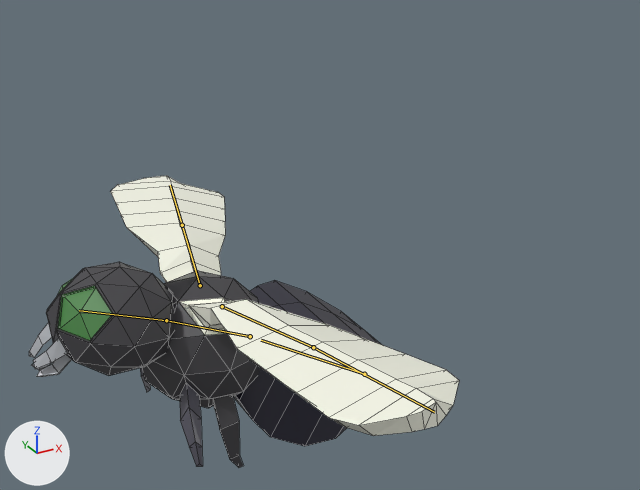
An edit to the Blender file Assets/Models/Mucha.blend, drawn before and after from the same camera.
Before and after are seen from a 50 mm lens placed at (-2.43, -5.42, 3.98), pointed at (0.6, 0.09, 1.23). Arrows for +X, +Y and +Z are at lower left; the lights stay in place. The bones that bend it are drawn over the model as lines. Mesh edges are drawn as thin lines.

Names of what the first picture shows: 'Fly'.
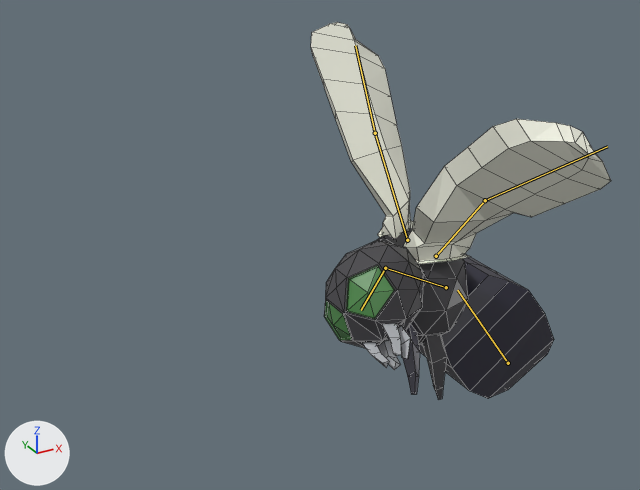
Commit message: Fixed hit animations

The newer file adds an action. The first version stands in its rest pose; the second is drawn at frame 7 of the action 'Hit'.

Where the change shows, as pixel boxes [x1, y1, x2, y2] in the pictures (640 x 490 px):
```json
{"object": "Fly", "change": "posed", "before": [29, 176, 459, 468], "after": [311, 22, 611, 400], "on screen": "30% narrower, 29% taller"}
{"bone": "Root", "before": "(250, 336) to (166, 320)", "after": "(446, 287) to (385, 268)"}
{"bone": "Head", "before": "(166, 320) to (79, 310)", "after": "(385, 268) to (361, 310)"}
{"bone": "Tail", "before": "(364, 374) to (261, 340)", "after": "(508, 363) to (457, 290)"}
{"bone": "Wing.R", "before": "(200, 285) to (182, 225)", "after": "(407, 240) to (375, 133)"}
{"bone": "End.R", "before": "(182, 225) to (170, 185)", "after": "(375, 133) to (355, 45)"}
{"bone": "Wing.L", "before": "(222, 306) to (313, 347)", "after": "(436, 256) to (485, 200)"}
{"bone": "End.L", "before": "(313, 347) to (434, 412)", "after": "(485, 200) to (607, 146)"}
```

Edits to the scene script, one JSON object a line:
```json
{"block": "bone_root", "where": "bone_root = bpy.data.objects['Armature'].pose.bones['Root']"}
{"op": "set", "path": "bone_root.location", "old": "(0.0, 0.0, 0.0)", "new": "(0.743, -1.77, -0.113)"}
{"op": "set", "path": "bone_root.rotation_quaternion", "old": "(1.0, 0.0, 0.0, 0.0)", "new": "(1.0, -0.002, 0.0, -0.017)", "note": "degrees (0, 0, 0) -> degrees (0, 0, -2)"}
{"block": "bone_head", "where": "bone_head = bpy.data.objects['Armature'].pose.bones['Head']  # child of 'Root'"}
{"op": "set", "path": "bone_head.rotation_quaternion", "old": "(1.0, 0.0, 0.0, 0.0)", "new": "(0.795, 0.207, 0.434, 0.369)", "note": "degrees (0, 0, 0) -> degrees (50, 32, 65)"}
{"block": "bone_tail", "where": "bone_tail = bpy.data.objects['Armature'].pose.bones['Tail']  # child of 'Root'"}
{"op": "set", "path": "bone_tail.location", "old": "(0.0, 0.0, 0.0)", "new": "(-0.038, 0.037, -0.377)"}
{"op": "set", "path": "bone_tail.rotation_quaternion", "old": "(1.0, 0.0, 0.0, 0.0)", "new": "(0.984, 0.176, -0.005, -0.018)", "note": "degrees (0, 0, 0) -> degrees (20, 0, -2)"}
{"block": "bone_wing_r", "where": "bone_wing_r = bpy.data.objects['Armature'].pose.bones['Wing.R']  # child of 'Root'"}
{"op": "set", "path": "bone_wing_r.rotation_quaternion", "old": "(1.0, 0.0, 0.0, 0.0)", "new": "(0.825, 0.487, 0.151, 0.243)", "note": "degrees (0, 0, 0) -> degrees (61, 1, 33)"}
{"block": "bone_end_r", "where": "bone_end_r = bpy.data.objects['Armature'].pose.bones['End.R']  # child of 'Wing.R'"}
{"op": "set", "path": "bone_end_r.rotation_quaternion", "old": "(1.0, 0.0, 0.0, 0.0)", "new": "(0.951, -0.145, 0.017, -0.274)", "note": "degrees (0, 0, 0) -> degrees (-17, -3, -32)"}
{"block": "bone_wing_l", "where": "bone_wing_l = bpy.data.objects['Armature'].pose.bones['Wing.L']  # child of 'Root'"}
{"op": "set", "path": "bone_wing_l.rotation_quaternion", "old": "(1.0, 0.0, 0.0, 0.0)", "new": "(0.92, 0.35, -0.065, -0.167)", "note": "degrees (0, 0, 0) -> degrees (42, 0, -21)"}
{"block": "bone_end_l", "where": "bone_end_l = bpy.data.objects['Armature'].pose.bones['End.L']  # child of 'Wing.L'"}
{"op": "set", "path": "bone_end_l.rotation_quaternion", "old": "(1.0, 0.0, 0.0, 0.0)", "new": "(0.907, 0.063, -0.354, 0.219)", "note": "degrees (0, 0, 0) -> degrees (-3, -42, 28)"}
```
